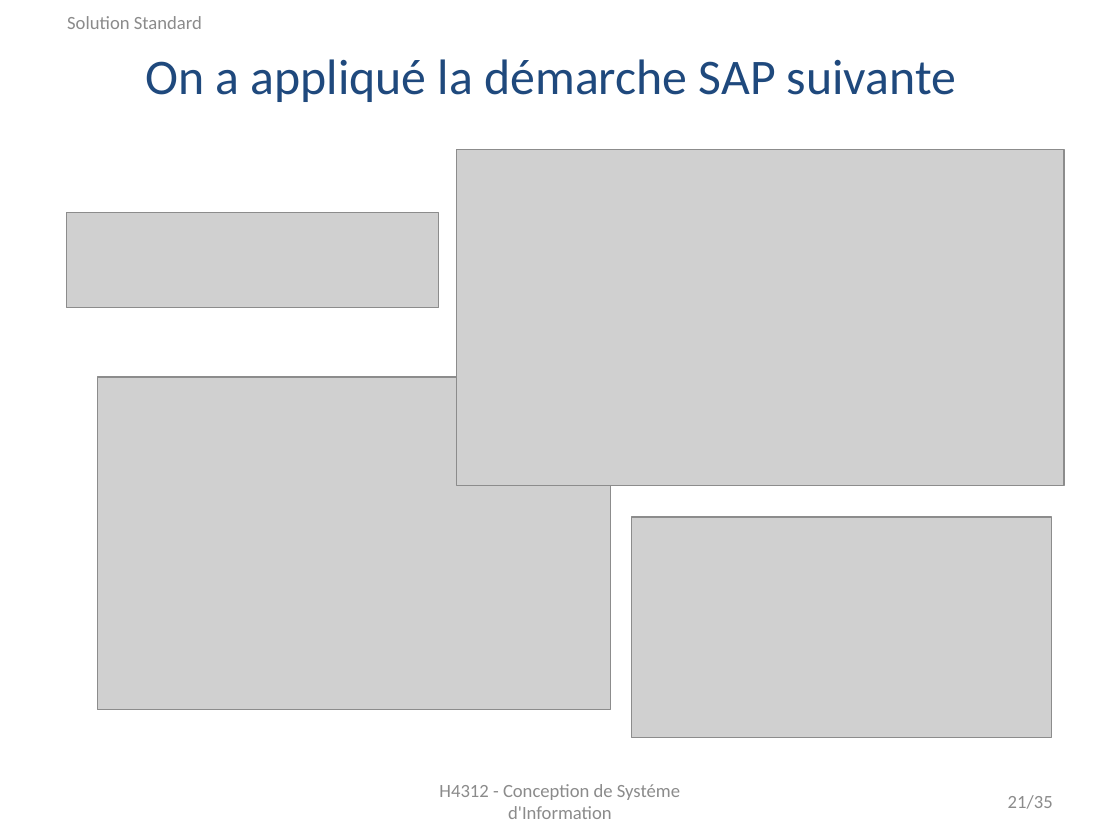
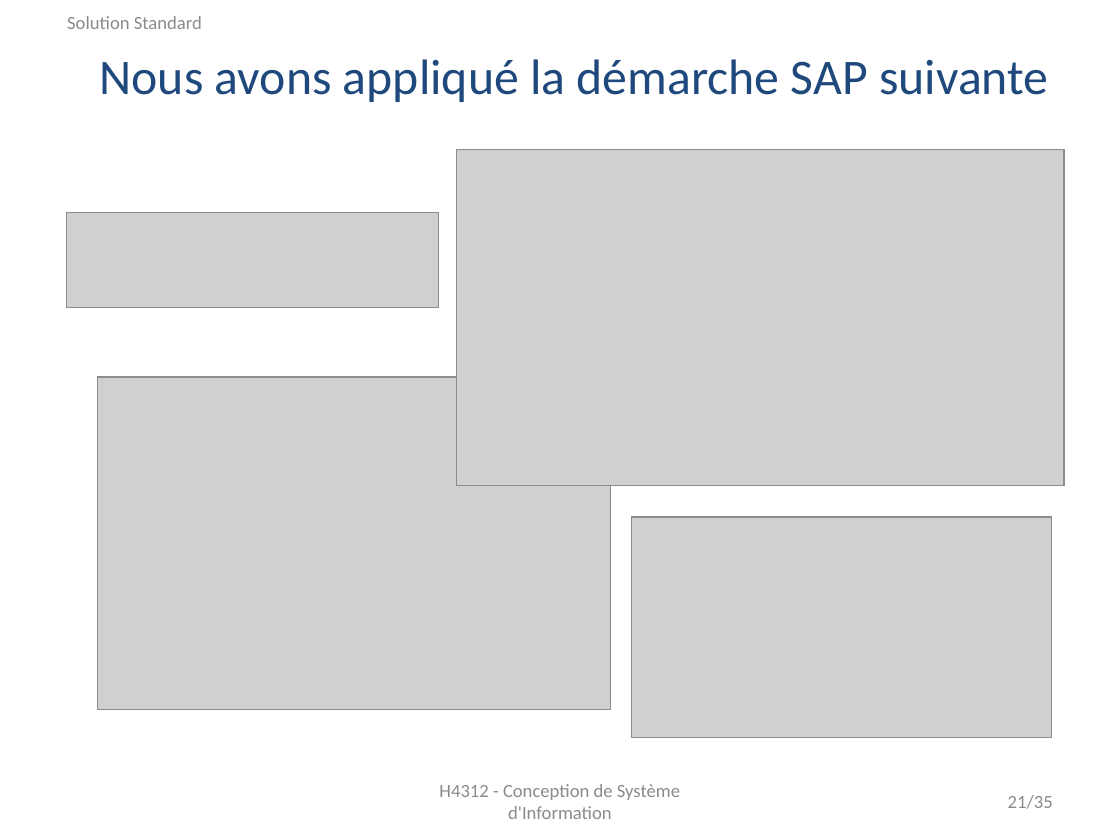
Before and after one commit to monicaGolumbeanu/GSTP, a slide deck: slide 21 of rapports/presentation/presentationFinale.pptx. Drawn at 1120x840 pixels with LibreOffice and Linux fonts; fonts in the diff are those of the drawing; grey boxes stand for pictures. Boxes give left, top, right and bottom in pixels: in the first picture for what was removed or moved away, otherwise in the second. Text is boxed around its words. In the diff, an @@ line names an element or a change of style, - is before the commit and + after.

```diff
--- a/rapports/presentation/presentationFinale.pptx
+++ b/rapports/presentation/presentationFinale.pptx
@@ text at (x1=100, y1=59, x2=1048, y2=102): text changed @@
-On a appliqué la démarche SAP suivante
+Nous avons appliqué la démarche SAP suivante
```
Also in this commit, not shown: 34 other slides changed, 1 other file.
